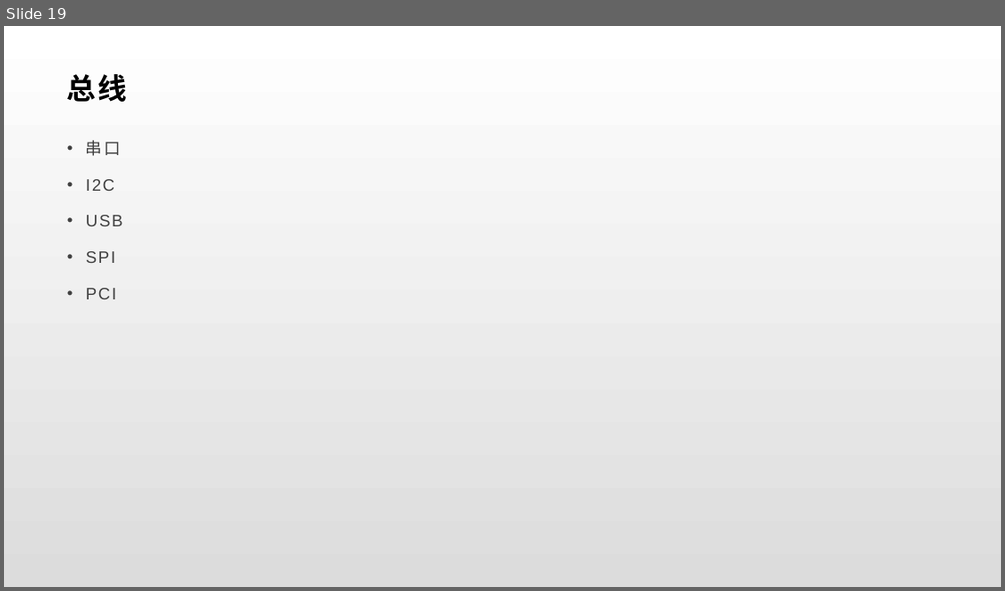
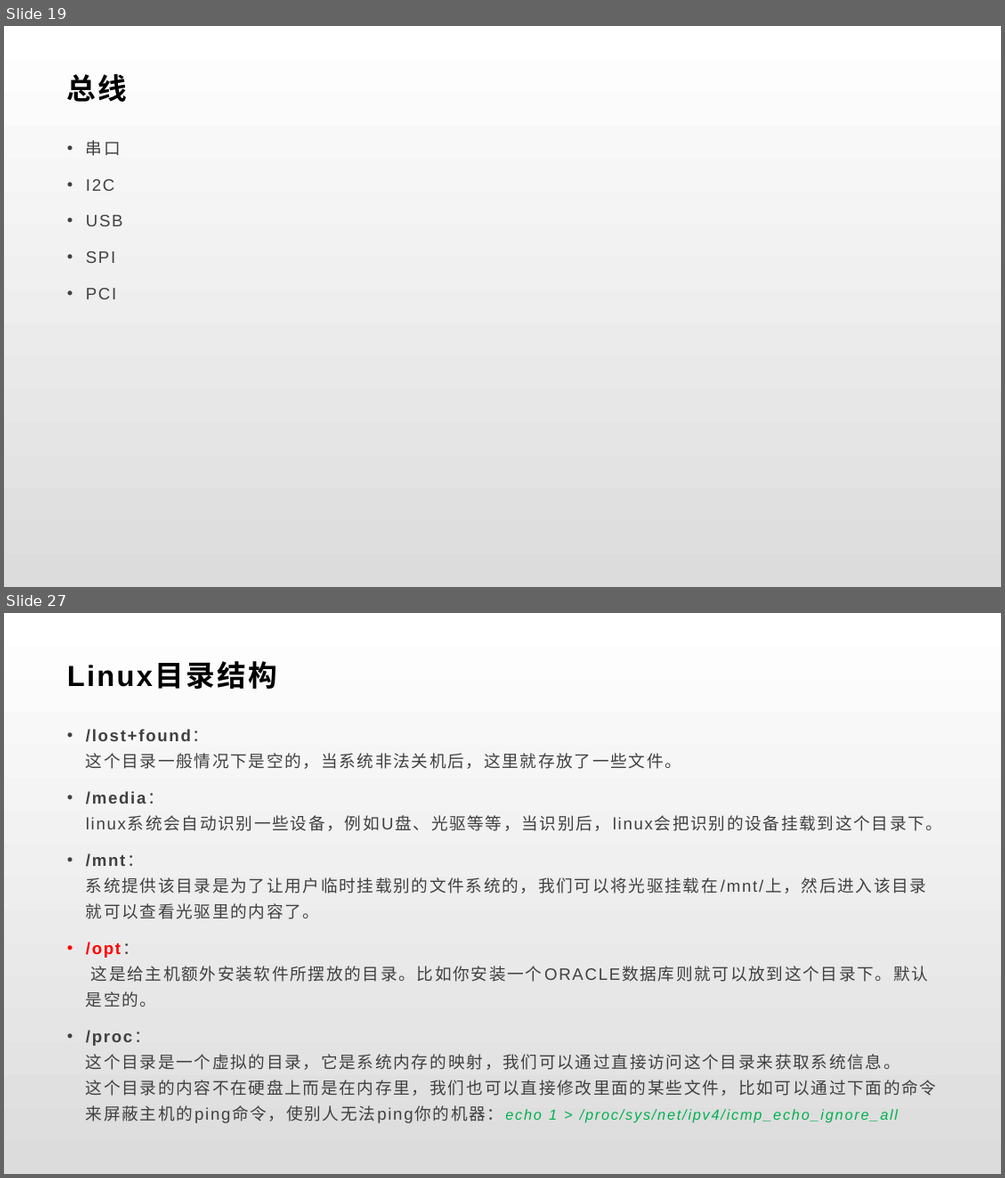
Before and after one commit to BrillianceRen/HanHua, a slide deck: brilliance/嵌入式.pptx. Shown one above the other, each under a label of ours: slide 19 before the commit, slides 19 and 27 after it; the slides between them are not shown. The pictures are 1005x591 and 1005x1178 pixels, drawn with LibreOffice and Linux fonts; fonts in the diff are those of the drawing. Boxes give left, top, right and bottom in pixels: in the first picture for what was removed or moved away, otherwise in the second. Text is boxed around its words. In the diff, an @@ line names an element or a change of style, - is before the commit and + after.

```diff
--- a/brilliance/嵌入式.pptx
+++ b/brilliance/嵌入式.pptx
@@ slide 27 added at [4, 613, 1001, 1174], background gradient #FFFFFF to #DCDCDC @@
@@ title added at [67, 663, 277, 689], 28 pt, text #000000, bold @@
+Linux目录结构
@@ text added at [86, 729, 943, 1123], 16 pt, text #404040 @@
+• /lost+found：
+  这个目录一般情况下是空的，当系统非法关机后，这里就存放了一些文件。
+• /media：
+  linux系统会自动识别一些设备，例如U盘、光驱等等，当识别后，linux会把识别的设备挂载到这个目录下。
+• /mnt：
+  系统提供该目录是为了让用户临时挂载别的文件系统的，我们可以将光驱挂载在/mnt/上，然后进入该目录就可以查看光驱里的内容了。
+• /opt：
+  这是给主机额外安装软件所摆放的目录。比如你安装一个ORACLE数据库则就可以放到这个目录下。默认是空的。
+• /proc：
+  这个目录是一个虚拟的目录，它是系统内存的映射，我们可以通过直接访问这个目录来获取系统信息。
+  这个目录的内容不在硬盘上而是在内存里，我们也可以直接修改里面的某些文件，比如可以通过下面的命令来屏蔽主机的ping命令，使别人无法ping你的机器：echo 1 > /proc/sys/net/ipv4/icmp_echo_ignore_all
```
Also in this commit, not shown: 17 other slides added, 18 other files.
